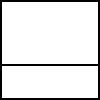
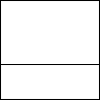
The second 100 × 100 image is a revision of the first. Changes to its layers:
pixels changed over [1, 1, 99, 99] (layer not identified)
